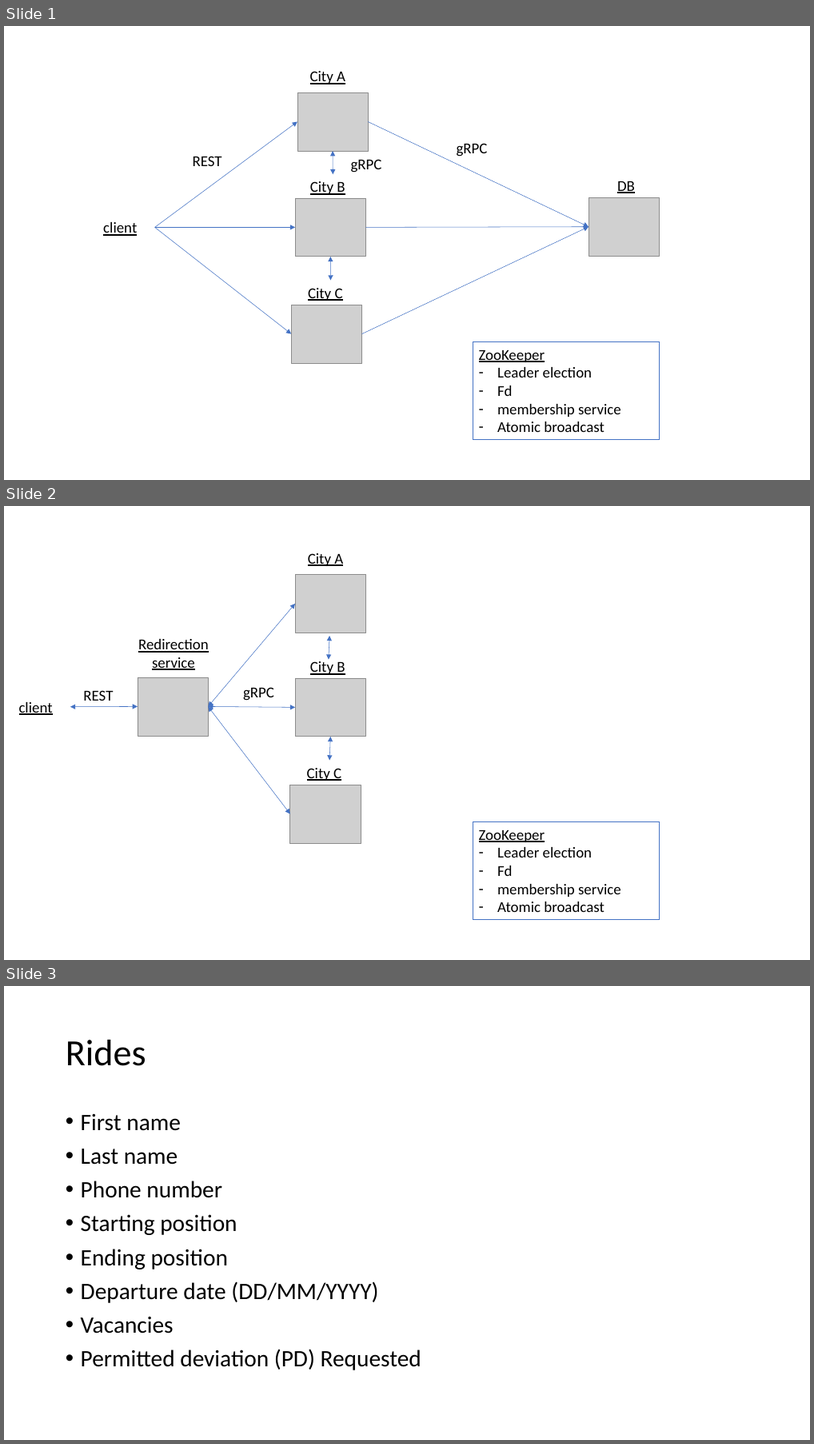
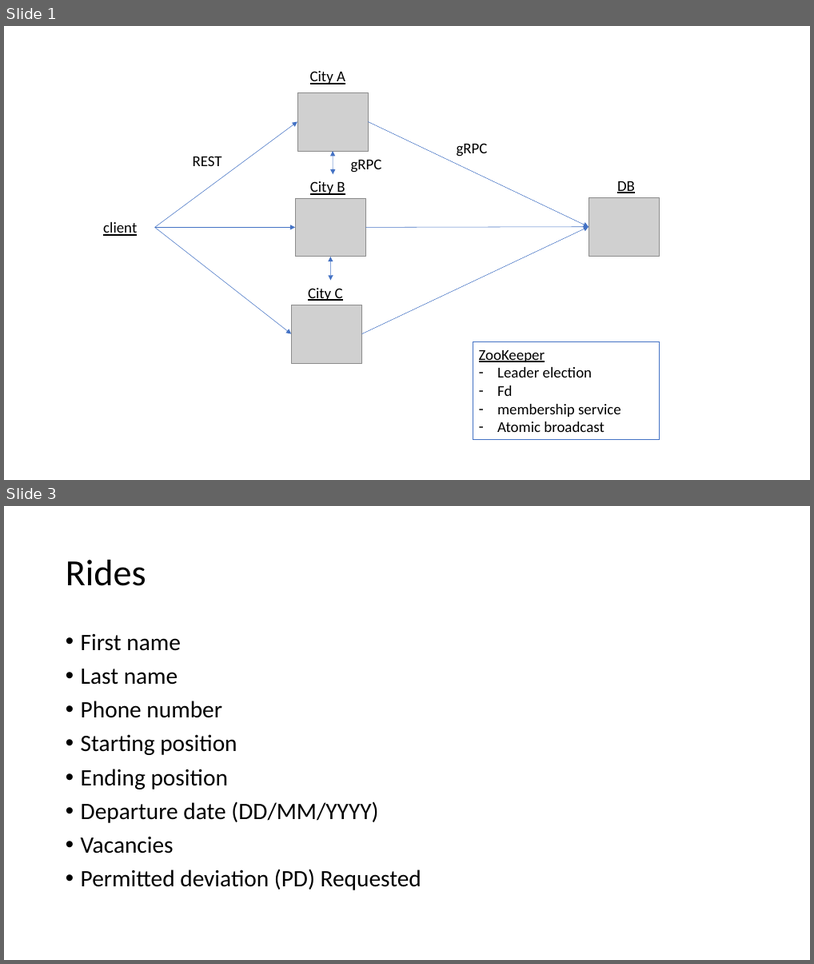
Before and after one commit to hagar21/DistributedSystems2, a slide deck: DS2/hw2Design.pptx. Shown one above the other, each under a label of ours: slides 1, 2 and 3 before the commit, slides 1 and 3 after it; the slides between them are not shown. The pictures are 814x1444 and 814x964 pixels, drawn with LibreOffice and Linux fonts; fonts in the diff are those of the drawing; grey boxes stand for pictures. Boxes give left, top, right and bottom in pixels: in the first picture for what was removed or moved away, otherwise in the second. Text is boxed around its words. In the diff, an @@ line names an element or a change of style, - is before the commit and + after.

```diff
--- a/DS2/hw2Design.pptx
+++ b/DS2/hw2Design.pptx
@@ slide 2 removed at [4, 506, 810, 960], background #FFFFFF @@
@@ text removed at [308, 553, 343, 566] @@
-City A
@@ picture removed at [295, 574, 366, 633] @@
@@ double arrow removed from (209, 706) to (295, 604) @@
@@ text removed at [138, 639, 209, 670] @@
-Redirection service
@@ double arrow removed from (329, 660) to (330, 636) @@
@@ text removed at [310, 661, 345, 675] @@
-City B
@@ text removed at [83, 690, 113, 700] @@
-REST
@@ picture removed at [138, 677, 209, 736] @@
@@ text removed at [243, 687, 274, 700] @@
-gRPC
@@ picture removed at [295, 678, 366, 736] @@
@@ text removed at [19, 702, 53, 715] @@
-client
@@ double arrow removed from (70, 707) to (138, 706) @@
@@ double arrow removed from (209, 706) to (295, 708) @@
@@ double arrow removed from (209, 706) to (290, 814) @@
@@ double arrow removed from (330, 760) to (330, 736) @@
@@ text removed at [307, 768, 342, 780] @@
-City C
@@ picture removed at [290, 784, 361, 843] @@
@@ rectangle removed at [473, 822, 660, 920] @@
-ZooKeeper
-– Leader election
-– Fd
-– membership service
-– Atomic broadcast
```
Also in this commit, not shown: 1 slide changed, 2 slides added, 2 other files.
